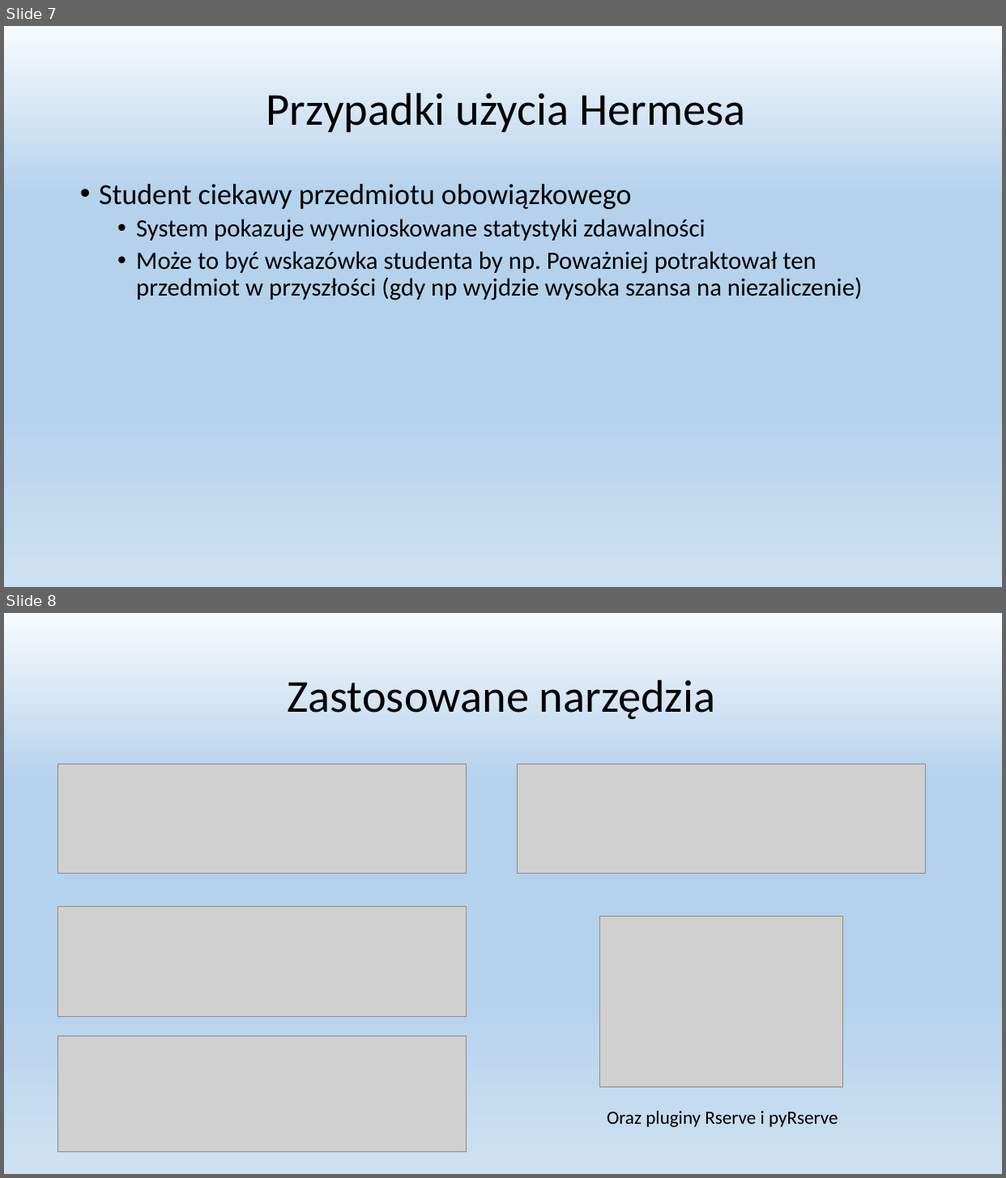
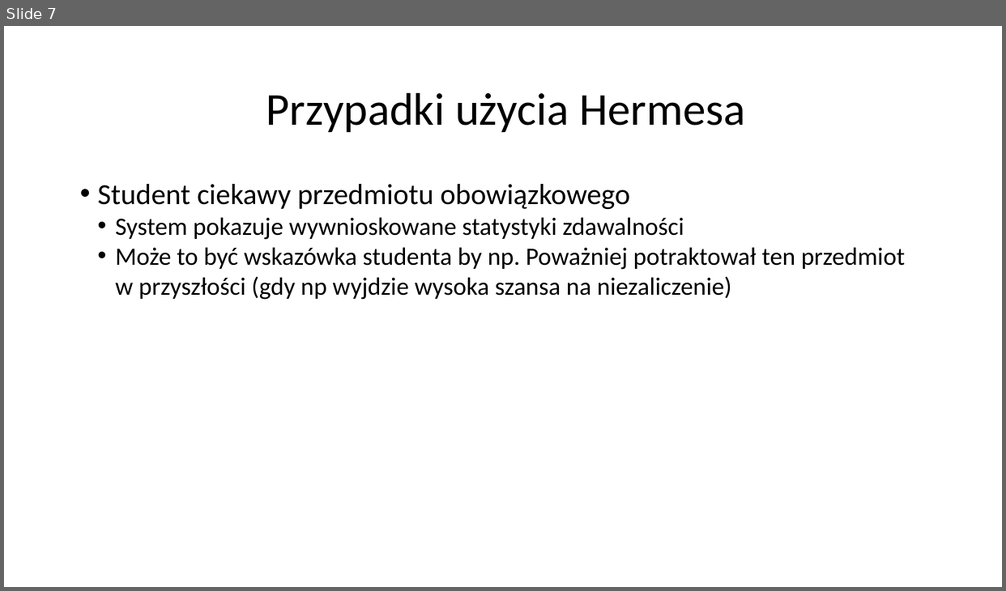
Before and after one commit to ZPP-Hermes/ZPP-pracalic, a slide deck: prezentacja/Hermes.pptx. Shown one above the other, each under a label of ours: slides 7 and 8 before the commit, slide 7 after it. The pictures are 1006x1178 and 1006x591 pixels, drawn with LibreOffice and Linux fonts; fonts in the diff are those of the drawing; grey boxes stand for pictures. Boxes give left, top, right and bottom in pixels: in the first picture for what was removed or moved away, otherwise in the second. Text is boxed around its words. In the diff, an @@ line names an element or a change of style, - is before the commit and + after.

```diff
--- a/prezentacja/Hermes.pptx
+++ b/prezentacja/Hermes.pptx
@@ slide 8 removed at (4,613,1002,1174), background gradient #F7FAFD to #B5D2EC to #CEE1F2 @@
@@ title removed at (287,679,715,719) @@
-Zastosowane narzędzia
@@ picture removed at (58,764,466,874) @@
@@ picture removed at (517,764,925,874) @@
@@ picture removed at (58,906,466,1016) @@
@@ picture removed at (599,917,842,1088) @@
@@ picture removed at (58,1036,466,1152) @@
@@ text removed at (607,1111,837,1127) @@
-Oraz pluginy Rserve i pyRserve
@@ slide 7 changed as well @@
@@ background gradient #F7FAFD to #B5D2EC to #CEE1F2 to #FFFFFF @@
@@ text "Student ciekawy przedmiotu obowiązkowego" at (98,184,905,300): indent changed; less space between paragraphs; line spacing 0.9 to 1 @@
```
Also in this commit, not shown: 6 other slides changed, 4 slides added, 2 other slides removed, 3 other files.
